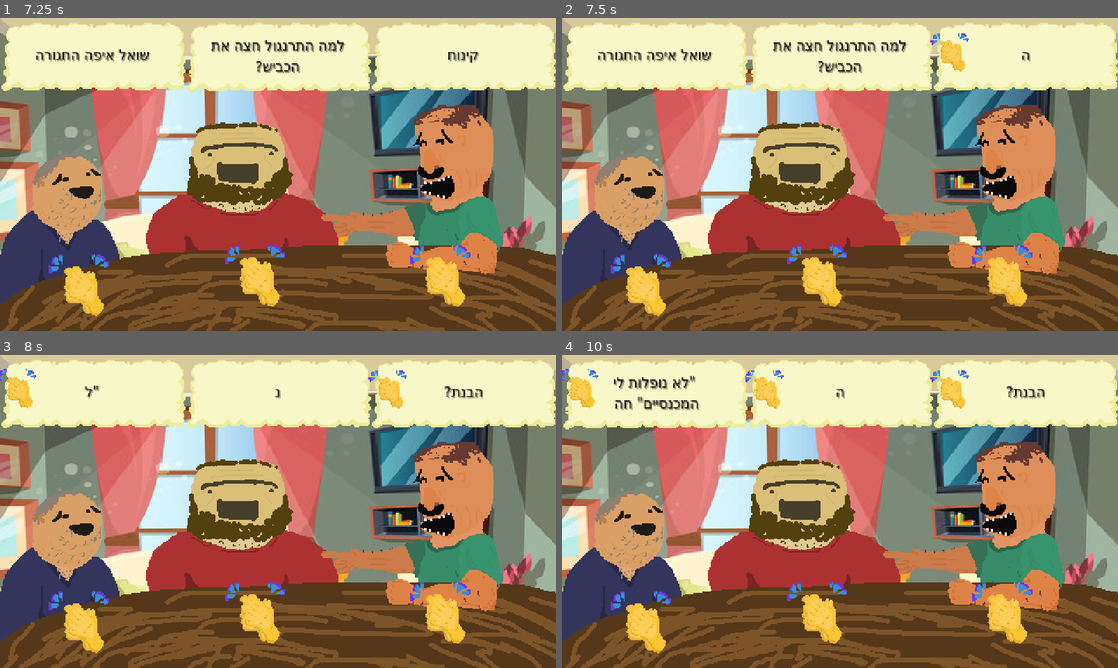
Above: before the commit, frames 1-4 (two rows, left to right).
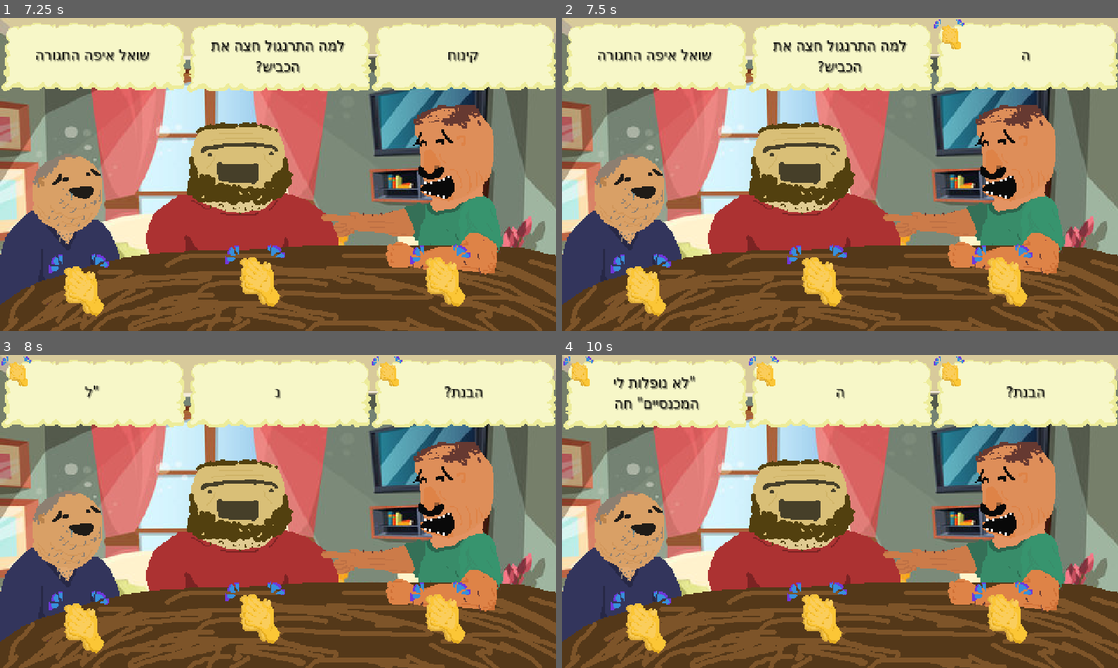
Above: after the commit, the same moments.

Repository: Guy-Michael/dead-jokes
Game: Godot game, scene res://Scenes/main_scene.tscn
Same seed, same stepped clock (60 frames per second), same inputs: the game is played once before the commit and once after it.
Inputs (mouse positions are in pixels of both pictures, inside the frame that each line leads up to):
- Up to frame 1 (7.25 s): tap Enter at 0.5, 2 s; move the mouse to (83, 290) at 0.52 s; press the mouse at (83, 290) at 0.53 s; tap Space at 1.25, 2.75 s; move the mouse to (261, 280) at 1.27 s; release the mouse at (261, 280) at 1.28 s; click (261, 280) at 1.35 s; move the mouse to (444, 280) at 2.02 s; press the mouse at (444, 280) at 2.03 s; move the mouse to (250, 237) at 2.77 s; release the mouse at (250, 237) at 2.78 s; click (250, 237) at 2.85 s; move the mouse to (444, 221) at 3.52 s; press the mouse at (444, 221) at 3.53 s; move the mouse to (111, 127) at 4.27 s; release the mouse at (111, 127) at 4.28 s; click (111, 127) at 4.35 s; move the mouse to (305, 174) at 5.02 s; press the mouse at (305, 174) at 5.03 s; move the mouse to (194, 96) at 5.77 s; release the mouse at (194, 96) at 5.78 s; click (194, 96) at 5.85 s; move the mouse to (400, 158) at 6.52 s; press the mouse at (400, 158) at 6.53 s
- Up to frame 2 (7.5 s): move the mouse to (728, 190) at 7.27 s; release the mouse at (728, 190) at 7.28 s; click (728, 190) at 7.35 s
- Up to frame 3 (8 s): no input
- Up to frame 4 (10 s): move the mouse to (895, 442) at 8.02 s; press the mouse at (895, 442) at 8.03 s; move the mouse to (812, 574) at 8.77 s; release the mouse at (812, 574) at 8.78 s; click (812, 574) at 8.85 s; move the mouse to (1006, 558) at 9.52 s; press the mouse at (1006, 558) at 9.53 s

Frame 1 is identical in both runs. In frame 2, 0.5% of the frame differs, in the area x 66-74%, y 0-18%; in frame 3, 1.0%; in frame 4, 1.5%, in the area x 0-74%, y 0-18%.

Commit message:
sfx arrays

Diff:
--- a/Nodes/node_dad.tscn
+++ b/Nodes/node_dad.tscn
@@ -46,16 +46,8 @@
 texture = ExtResource("1_livho")
 hframes = 3
 
-[node name="sfx_dead" type="AudioStreamPlayer" parent="."]
+[node name="sfx_player" type="AudioStreamPlayer" parent="."]
 stream = ExtResource("5_263wi")
-volume_db = 2.0
-
-[node name="sfx_joke" type="AudioStreamPlayer" parent="."]
-stream = ExtResource("5_263wi")
-volume_db = 2.0
-
-[node name="sfx_win" type="AudioStreamPlayer" parent="."]
-stream = ExtResource("5_263wi")
-volume_db = 2.0
+volume_db = 5.0
 
 [connection signal="timeout" from="timer" to="." method="_on_timer_timeout"]
--- a/Nodes/script_dad.gd
+++ b/Nodes/script_dad.gd
@@ -7,21 +7,30 @@
 	joke,
 	dead
 }
-
+enum SFX{
+	joke,
+	win,
+	death,
+}
 @export var jokes : Array[class_joke]
 @export var cooldown_min = 2.0
 @export var cooldown_max = 5.0
 @export var textbox_pos: Vector2 = Vector2(1,1)
 
+@export_group("sounds")
+@export var joke_sfxs: Array[Resource]
+@export var win_sfxs: Array[Resource]
+@export var death_sfxs: Array[Resource]
+
 var current_joke = -1
 @onready var my_timer = $timer
 @onready var my_textbox = $TextBox
 @onready var my_sprite = $sprite
-@onready var death_sfx_source = $sfx_dead
-@onready var win_sfx_source = $sfx_win
-@onready var joke_sfx_source = $sfx_joke
+@onready var sfx_player = $sfx_player
 @onready var rnd = RandomNumberGenerator.new()
 @onready var state = DAD_STATES.off
+
+
 
 func _ready():
 	my_timer.start(rnd.randf_range(cooldown_min,cooldown_max))
@@ -74,7 +83,7 @@
 
 		DAD_STATES.joke:
 			#start a joke
-			joke_sfx_source.play()
+			play_sfx(SFX.joke)
 
 			#pick a joke
 			current_joke = jokes.pick_random()
@@ -92,7 +101,7 @@
 
 		DAD_STATES.dead:
 			print("died")
-			death_sfx_source.play()
+			play_sfx(SFX.death)
 			my_textbox.display_text("")
 
 			#change sprite
@@ -111,7 +120,7 @@
 		var _right = current_joke.is_activated()
 
 		if _right:
-			win_sfx_source.play()
+			play_sfx(SFX.win)
 			my_textbox.set_texture(1)
 			globals.hint_active = false
 		else:
@@ -119,6 +128,17 @@
 				#my_textbox.set_texture(2)
 			#else:
 			switch_state(DAD_STATES.dead)
-
+			3
 		return _right
 	return true
+func play_sfx(index: SFX):
+	var arr = []
+	match index:
+		SFX.death:
+			arr = death_sfxs
+		SFX.joke:
+			arr = joke_sfxs
+		SFX.win:
+			arr = win_sfxs
+	sfx_player.stream = arr.pick_random()
+	sfx_player.play()
--- a/Nodes/text_box.tscn
+++ b/Nodes/text_box.tscn
@@ -57,8 +57,8 @@
 
 [node name="hint" type="Sprite2D" parent="."]
 z_index = 20
-position = Vector2(17, 30)
-scale = Vector2(0.5, 0.5)
+position = Vector2(16, 15)
+scale = Vector2(0.4, 0.4)
 texture = ExtResource("5_rohnr")
 
 [node name="ninePatch" type="NinePatchRect" parent="."]
--- a/Scenes/main_scene.tscn
+++ b/Scenes/main_scene.tscn
@@ -1,20 +1,30 @@
-[gd_scene load_steps=16 format=3 uid="uid://ca6sv7rqq7oi3"]
+[gd_scene load_steps=26 format=3 uid="uid://ca6sv7rqq7oi3"]
 
 [ext_resource type="Texture2D" uid="uid://7ixsbmxqp5t1" path="res://Sprites/table.png" id="1_05ipf"]
 [ext_resource type="Texture2D" uid="uid://qlo17h104lij" path="res://Sprites/bg.png" id="2_qav1c"]
 [ext_resource type="PackedScene" uid="uid://cc6nt4n6ymqrq" path="res://Nodes/node_dad.tscn" id="3_dl2ld"]
 [ext_resource type="Texture2D" uid="uid://cbuu3j7xy8mm3" path="res://Sprites/dad middle.png" id="5_kb0q6"]
 [ext_resource type="Resource" uid="uid://d8bc33wm342e" path="res://jokes/joke_belt.tres" id="5_tvryu"]
+[ext_resource type="AudioStream" uid="uid://ck3cv048ccji0" path="res://Sounds/dad 1 joke 1.wav" id="6_5mufv"]
 [ext_resource type="Texture2D" uid="uid://2re5y50v84qj" path="res://Sprites/dad right.png" id="6_iwfof"]
-[ext_resource type="AudioStream" uid="uid://dhq6n6u82053x" path="res://Sounds/dad8.wav" id="6_q0uy7"]
 [ext_resource type="AudioStream" uid="uid://c4h58c6ah8ve5" path="res://Sounds/dad 2 joke 1.wav" id="6_q3p1m"]
 [ext_resource type="PackedScene" uid="uid://xjvq3x82cr55" path="res://Scenes/draggable_action.tscn" id="6_x64ke"]
-[ext_resource type="AudioStream" uid="uid://b6purqrckn03i" path="res://Sounds/dad3.wav" id="7_7vxkl"]
 [ext_resource type="Resource" uid="uid://ctifsar3w38fx" path="res://jokes/joke_desert.tres" id="7_887qx"]
 [ext_resource type="AudioStream" uid="uid://8x1qoouho0rw" path="res://Sounds/dad 2 win 2.wav" id="7_mqkum"]
+[ext_resource type="AudioStream" uid="uid://dc7ashiuveph0" path="res://Sounds/dad 1 joke 2.wav" id="7_qmj10"]
+[ext_resource type="AudioStream" uid="uid://dhq6n6u82053x" path="res://Sounds/dad 1 joke 3.wav" id="8_g0y32"]
+[ext_resource type="AudioStream" uid="uid://b6purqrckn03i" path="res://Sounds/dad 1 win 1.wav" id="9_461ow"]
 [ext_resource type="AudioStream" uid="uid://dodwefeg7p374" path="res://Sounds/dad 3 joke 1.wav" id="9_n64u5"]
 [ext_resource type="AudioStream" uid="uid://jey405s8ksax" path="res://Sounds/ost.wav" id="9_qib4u"]
 [ext_resource type="AudioStream" uid="uid://bj8jdu3qx4d8j" path="res://Sounds/dad 3 win 3.wav" id="10_3ymp2"]
+[ext_resource type="AudioStream" uid="uid://ckhqb1j57xj4c" path="res://Sounds/dad 1 win 2.wav" id="10_iyvuk"]
+[ext_resource type="AudioStream" uid="uid://dhn5b02a351cv" path="res://Sounds/dad 2 win 1.wav" id="10_qhktk"]
+[ext_resource type="AudioStream" uid="uid://c5gm0raggknni" path="res://Sounds/dad 1 win 3.wav" id="11_fk0sw"]
+[ext_resource type="AudioStream" uid="uid://b37fvdbdx5uqp" path="res://Sounds/sfx_die.wav" id="12_k3hgh"]
+[ext_resource type="AudioStream" uid="uid://dn7y48ram8ld1" path="res://Sounds/dad 3 joke 2.wav" id="14_a1oa0"]
+[ext_resource type="AudioStream" uid="uid://idw6iqkk4h64" path="res://Sounds/dad 3 win 1.wav" id="15_4o37q"]
+[ext_resource type="AudioStream" uid="uid://dnvt4j5v0n0oh" path="res://Sounds/dad 3 win 2.wav" id="16_jiuxr"]
+[ext_resource type="AudioStream" uid="uid://blqw1pqer7yod" path="res://Sounds/dad 2 win 3.wav" id="23_0xmk2"]
 
 [node name="MainScene" type="Node2D"]
 position = Vector2(216, -112)
@@ -50,6 +60,9 @@
 z_index = 1
 position = Vector2(24, 247)
 jokes = Array[Resource("res://Nodes/script_joke.gd")]([ExtResource("5_tvryu")])
+joke_sfxs = Array[Resource]([ExtResource("6_5mufv"), ExtResource("7_qmj10"), ExtResource("8_g0y32")])
+win_sfxs = Array[Resource]([ExtResource("9_461ow"), ExtResource("10_iyvuk"), ExtResource("11_fk0sw")])
+death_sfxs = Array[Resource]([ExtResource("12_k3hgh")])
 
 [node name="TextBox" parent="dadLeft" index="0"]
 offset_left = -240.0
@@ -60,17 +73,14 @@
 [node name="timer" parent="dadLeft" index="1"]
 wait_time = 4.83719
 
-[node name="sfx_joke" parent="dadLeft" index="4"]
-stream = ExtResource("6_q0uy7")
-
-[node name="sfx_win" parent="dadLeft" index="5"]
-stream = ExtResource("7_7vxkl")
-
 [node name="dadMiddle" parent="." instance=ExtResource("3_dl2ld")]
 position = Vector2(24, 247)
 cooldown_min = 3.0
 cooldown_max = 7.0
 textbox_pos = Vector2(160, 0)
+joke_sfxs = Array[Resource]([ExtResource("9_n64u5"), ExtResource("14_a1oa0")])
+win_sfxs = Array[Resource]([ExtResource("15_4o37q"), ExtResource("16_jiuxr"), ExtResource("10_3ymp2")])
+death_sfxs = Array[Resource]([ExtResource("12_k3hgh")])
 
 [node name="TextBox" parent="dadMiddle" index="0"]
 offset_left = -80.0
@@ -78,7 +88,7 @@
 offset_right = 80.0
 offset_bottom = -71.0
 
-[node name="ColorRect" parent="dadMiddle/TextBox" index="4"]
+[node name="ColorRect" parent="dadMiddle/TextBox" index="5"]
 color = Color(1, 1, 1, 0.415686)
 
 [node name="timer" parent="dadMiddle" index="1"]
@@ -87,12 +97,6 @@
 [node name="sprite" parent="dadMiddle" index="2"]
 texture = ExtResource("5_kb0q6")
 
-[node name="sfx_joke" parent="dadMiddle" index="4"]
-stream = ExtResource("9_n64u5")
-
-[node name="sfx_win" parent="dadMiddle" index="5"]
-stream = ExtResource("10_3ymp2")
-
 [node name="dadRight" parent="." instance=ExtResource("3_dl2ld")]
 z_index = 3
 position = Vector2(24, 247)
@@ -100,6 +104,9 @@
 cooldown_min = 0.0
 cooldown_max = 4.0
 textbox_pos = Vector2(320, 0)
+joke_sfxs = Array[Resource]([ExtResource("6_q3p1m"), ExtResource("10_qhktk")])
+win_sfxs = Array[Resource]([ExtResource("7_mqkum"), ExtResource("23_0xmk2")])
+death_sfxs = Array[Resource]([ExtResource("12_k3hgh")])
 
 [node name="TextBox" parent="dadRight" index="0"]
 offset_left = 80.0
@@ -113,12 +120,6 @@
 [node name="sprite" parent="dadRight" index="2"]
 texture = ExtResource("6_iwfof")
 
-[node name="sfx_joke" parent="dadRight" index="4"]
-stream = ExtResource("6_q3p1m")
-
-[node name="sfx_win" parent="dadRight" index="5"]
-stream = ExtResource("7_mqkum")
-
 [node name="ost_source" type="AudioStreamPlayer" parent="."]
 unique_name_in_owner = true
 stream = ExtResource("9_qib4u")
Not shown, changed: Sounds/dad 1 joke 1.wav.import
Not shown, changed: Sounds/dad 1 joke 2.wav.import
Not shown, changed: Sounds/dad 1 joke 3.wav.import
Not shown, changed: Sounds/dad 1 win 1.wav.import
Not shown, changed: Sounds/dad 1 win 2.wav.import
Not shown, changed: Sounds/dad 1 win 3.wav.import
Not shown, removed: Sounds/dad7.wav.import
Binary file changed: Sprites/clap empji.aseprite
Not shown, added: Sounds/dad 1 joke 1.wav
Not shown, added: Sounds/dad 1 joke 2.wav
Not shown, added: Sounds/dad 1 joke 3.wav
Not shown, added: Sounds/dad 1 win 1.wav
(and 4 more such lines)
